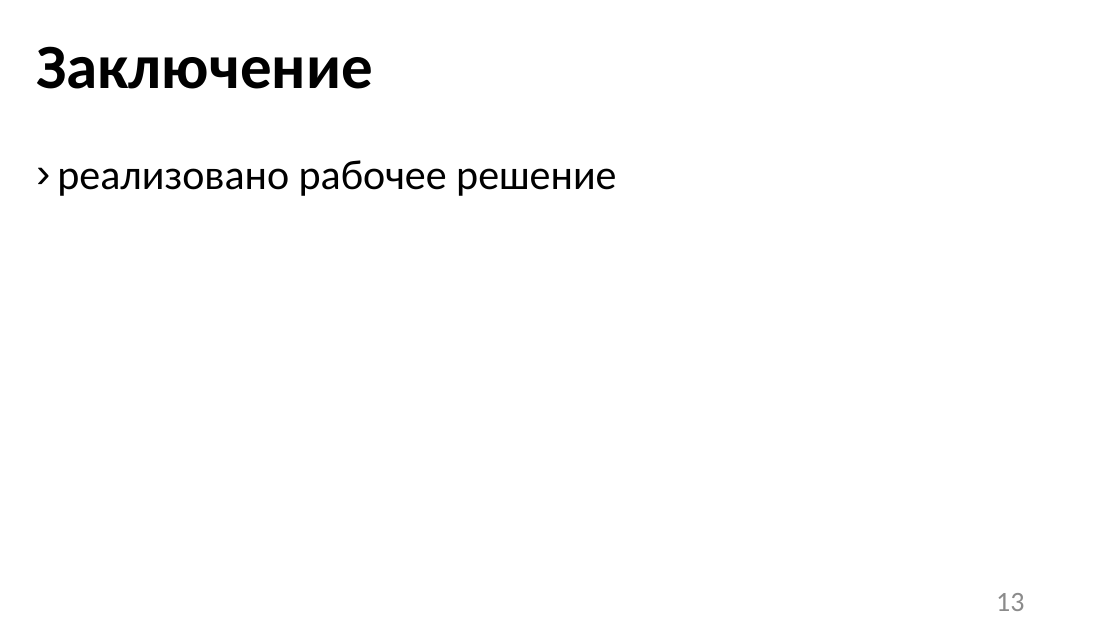
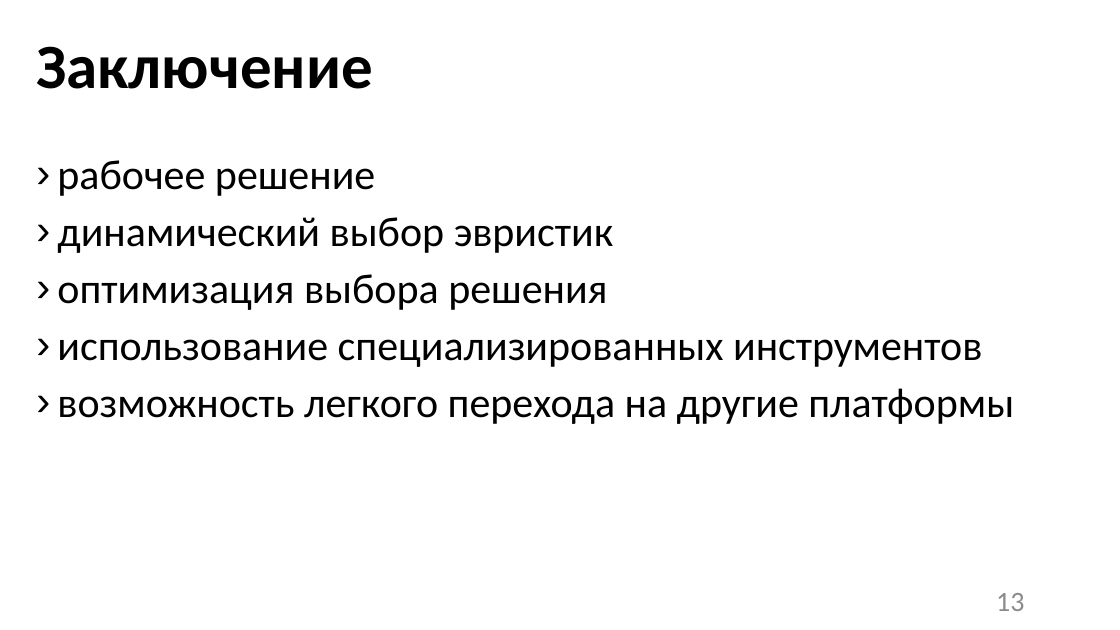
Before and after one commit to Mellcorn/hakerton, a slide deck: slide 14 of globuly.pptx. Drawn at 1120x630 pixels with LibreOffice and Linux fonts; fonts in the diff are those of the drawing; background and template pictures are left out. Boxes give left, top, right and bottom in pixels: in the first picture for what was removed or moved away, otherwise in the second. Text is boxed around its words. In the diff, an @@ line names an element or a change of style, - is before the commit and + after.

Commit message:
Update presentation

```diff
--- a/globuly.pptx
+++ b/globuly.pptx
@@ text at <box>57,160,1014,424</box>: text changed @@
-› реализовано рабочее решение
+› рабочее решение
+› динамический выбор эвристик
+› оптимизация выбора решения
+› использование специализированных инструментов
+› возможность легкого перехода на другие платформы
```
Also in this commit, not shown: 2 other slides changed.
